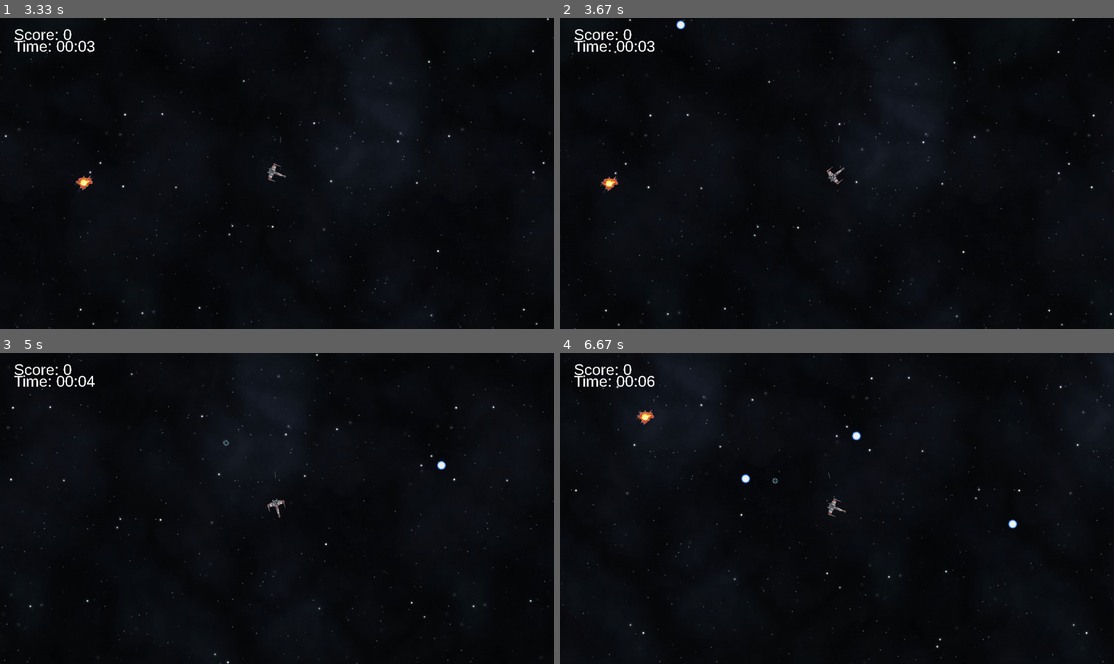
Above: before the commit, frames 1-4 (two rows, left to right).
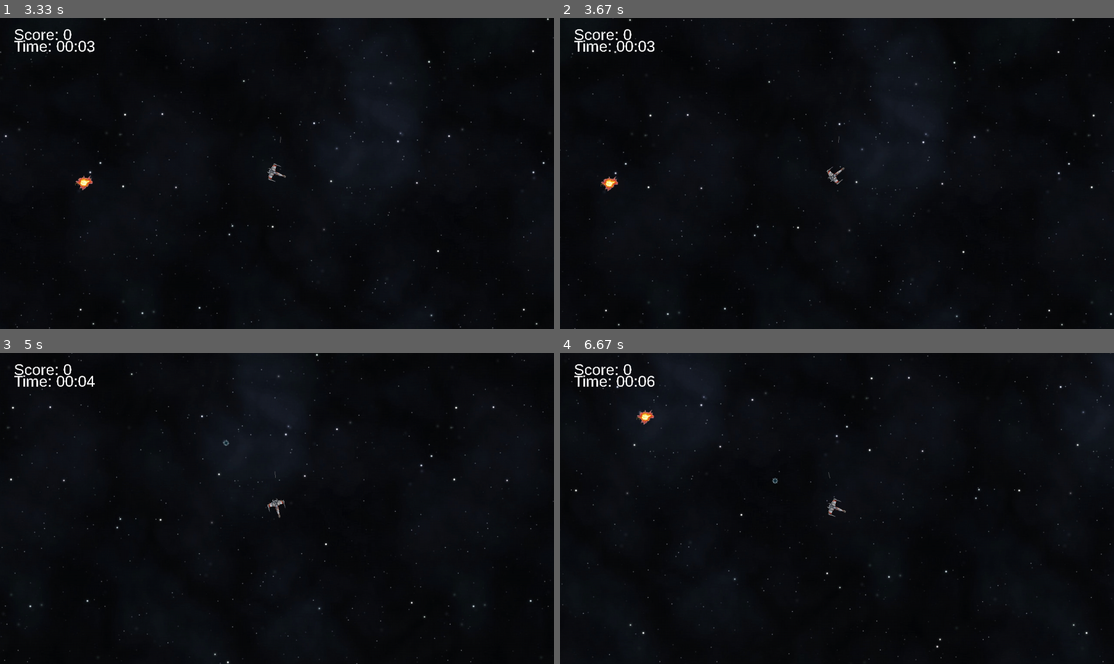
Above: after the commit, the same moments.

Repository: Lqueed/pygame_sample
Game: pygame game, started from main.py
The game is run twice, just before and just after one commit, with the same random seed, the same clock (stepped at 60 frames per second) and the same inputs.
Inputs:
- Up to frame 1 (3.33 s): tap Space at 0.33 s; hold Right 0.67-1.13 s; tap Ctrl at 0.73, 1.03, 1.23, 1.53, 1.73, 2.03, 2.3, 2.6, 2.73, 3.03 s; tap Alt at 0.82, 2.38 s; hold Right 1.17-1.63 s; hold Left 1.67-2.2 s; hold Left 2.23-2.63 s; hold Right 2.67-3.3 s
- Up to frame 2 (3.67 s): hold Left from 3.33 s (still down); tap Ctrl at 3.4 s
- Up to frame 3 (5 s): tap Ctrl at 3.7, 3.9, 4.2, 4.4, 4.7, 4.9 s; release Left at 3.8 s; hold Right 3.83-4.3 s; tap Alt at 3.98 s; hold Right 4.33-4.8 s; hold Left from 4.83 s (still down)
- Up to frame 4 (6.67 s): tap Ctrl at 5.2, 5.47, 5.77, 5.9, 6.2, 6.57 s; release Left at 5.37 s; hold Left 5.4-5.8 s; tap Alt at 5.55, 5.98 s; hold Right 5.83-6.47 s; hold Left from 6.5 s (still down)

Frame 1 is identical in both runs. In frame 2, less than 0.1% of the frame differs, in the area x 21-23%, y 0-4%; in frame 3, less than 0.1%; in frame 4, 0.1%, in the area x 32-83%, y 25-57%.

Commit message:
bonus drop chance on kill

Diff:
--- a/cmd/config/config.py
+++ b/cmd/config/config.py
@@ -14,6 +14,7 @@
 ARROWS_TO_MOB = True
 SHOT_SPEED = 15
 POWER_SHOT_SPEED = 20
+BONUS_SPAWN_CHANCE = 10
 
 img_folder = "png"
 sounds_folder = "sounds"
--- a/cmd/helpers/ObjectHelper.py
+++ b/cmd/helpers/ObjectHelper.py
@@ -1,4 +1,5 @@
 import pygame
+import random
 
 
 # тут общие методы помогайки, касающиеся объектов
@@ -9,3 +10,10 @@
     rotated_image = pygame.transform.rotate(image, angle)
     new_rect = rotated_image.get_rect(center=image.get_rect(center=(x, y)).center)
     return rotated_image, new_rect
+
+
+def random_fn(chance: int = 100):
+    rnd = random.randint(0, chance)
+    if rnd == 0:
+        return True
+    return False
--- a/cmd/objects/BaseBonus.py
+++ b/cmd/objects/BaseBonus.py
@@ -59,3 +59,8 @@
         self.pos_x = random.randint(0, RES_X)
         self.pos_y = random.randint(0, RES_Y)
         self.spawn()
+
+    def spawn_coords(self, pos_x, pos_y):
+        self.pos_x = pos_x
+        self.pos_y = pos_y
+        self.spawn()
--- a/cmd/objects/ObjectPositions.py
+++ b/cmd/objects/ObjectPositions.py
@@ -1,7 +1,7 @@
 import random
 import uuid
 
-from cmd.helpers.ObjectHelper import rot_center
+from cmd.helpers.ObjectHelper import rot_center, random_fn
 from cmd.objects.BaseShot import BaseShot
 from cmd.objects.PowerShot import PowerShot
 from cmd.objects.BaseMob import BaseMob
@@ -15,7 +15,8 @@
     RES_Y,
     ARROWS_TO_MOB,
     BOMB_EXPLOSION_RADIUS,
-    BONUS_IMG
+    BONUS_IMG,
+    BONUS_SPAWN_CHANCE
 )
 
 
@@ -108,7 +109,7 @@
         )
         self.bombs[bomb_id].spawn()
 
-    def add_bonus(self, img):
+    def add_bonus(self, img, pos_x=None, pos_y=None):
         bonus_id = str(uuid.uuid4())
         self.bonuses[bonus_id] = BaseBonus(
             id=bonus_id,
@@ -116,7 +117,10 @@
             screen=self.screen,
             object_positions=self
         )
-        self.bonuses[bonus_id].spawn_random()
+        if pos_x and pos_y:
+            self.bonuses[bonus_id].spawn_coords(pos_x, pos_y)
+        else:
+            self.bonuses[bonus_id].spawn_random()
 
     def move_shots(self):
         to_delete = []
@@ -189,10 +193,17 @@
         Таймер до уничтожения объекта - пока показываем спрайт взрыва
         """
         to_delete_mobs = []
+        spawn_bonus = random_fn(BONUS_SPAWN_CHANCE)
+
         for m_id in self.mobs:
             if self.mobs[m_id].destroy_count >= 60:
                 to_delete_mobs.append(m_id)
         for m_id in to_delete_mobs:
+            if spawn_bonus:
+                self.add_bonus(img=BONUS_IMG,
+                               pos_x=self.mobs[m_id].pos_x,
+                               pos_y=self.mobs[m_id].pos_y)
+                spawn_bonus = False
             self.mobs.pop(m_id, None)
 
         to_delete_bombs = []
--- a/main.py
+++ b/main.py
@@ -105,7 +105,6 @@
 
     # спавн мобов если кончились
     object_positions.spawn_more_mobs_random()
-    object_positions.spawn_bonus_random()
 
     # передвижение поворот + вперед-назад - определяем по кнопкам
     move_speed, left, right = key_helper.detect_player_rotate(keys, speed)
